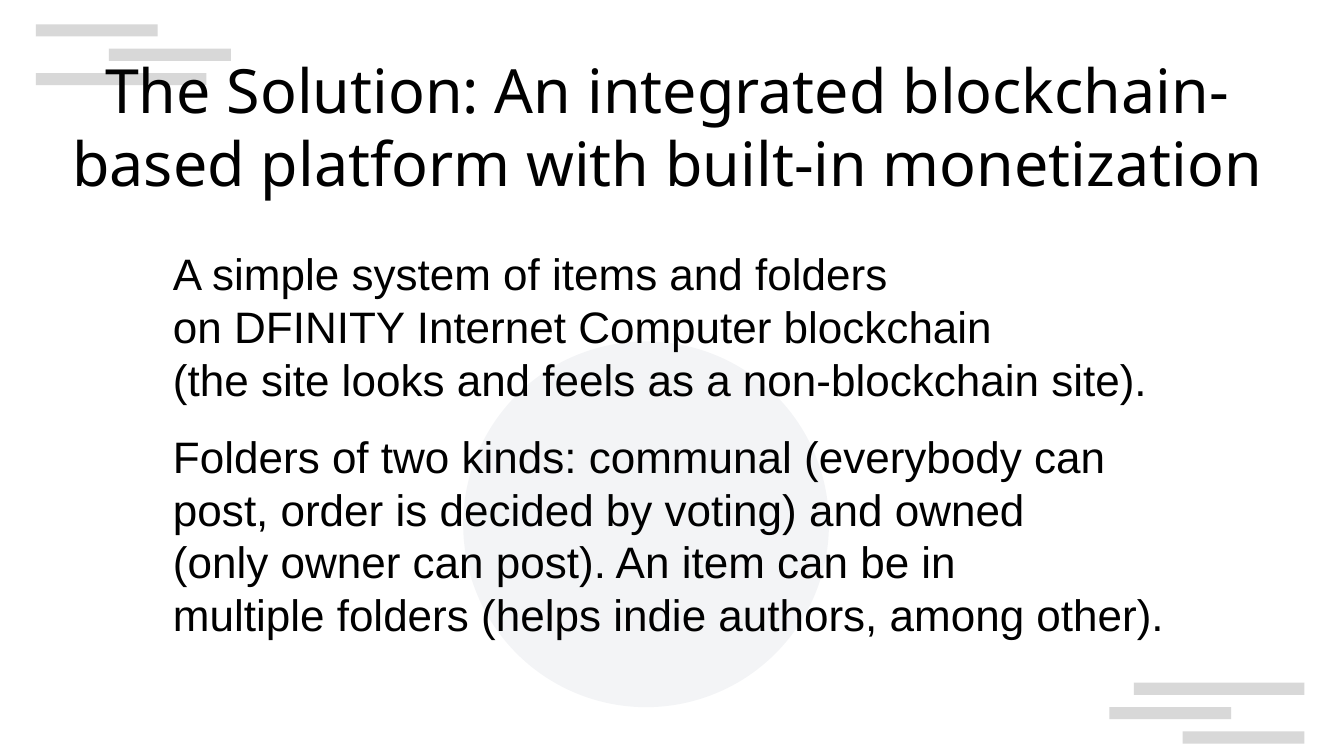
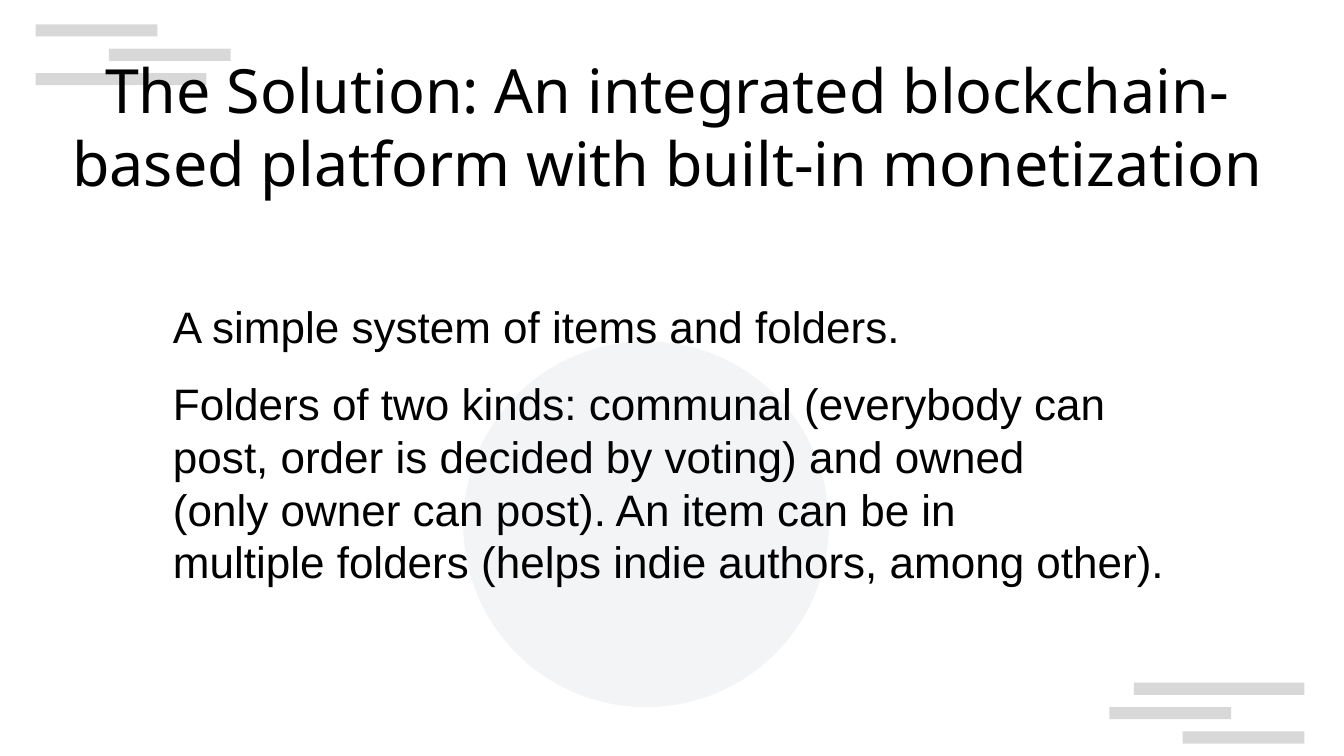
Before and after one commit to vporton/zondirectory2, a slide deck: slide 4 of docs/presentation.odp. Drawn at 1344x756 pixels with LibreOffice and Linux fonts; fonts in the diff are those of the drawing; background and template pictures are left out. Boxes give left, top, right and bottom in pixels: in the first picture for what was removed or moved away, otherwise in the second. Text is boxed around its words. In the diff, an @@ line names an element or a change of style, - is before the commit and + after.

```diff
--- a/docs/presentation.odp
+++ b/docs/presentation.odp
@@ text at box(173, 311, 899, 352): text changed @@
-A simple system of items and folders
-on DFINITY Internet Computer blockchain
-(the site looks and feels as a non-blockchain site).
+A simple system of items and folders.
```
Also in this commit, not shown: 3 other slides changed, 1 slide added, 5 other files.
